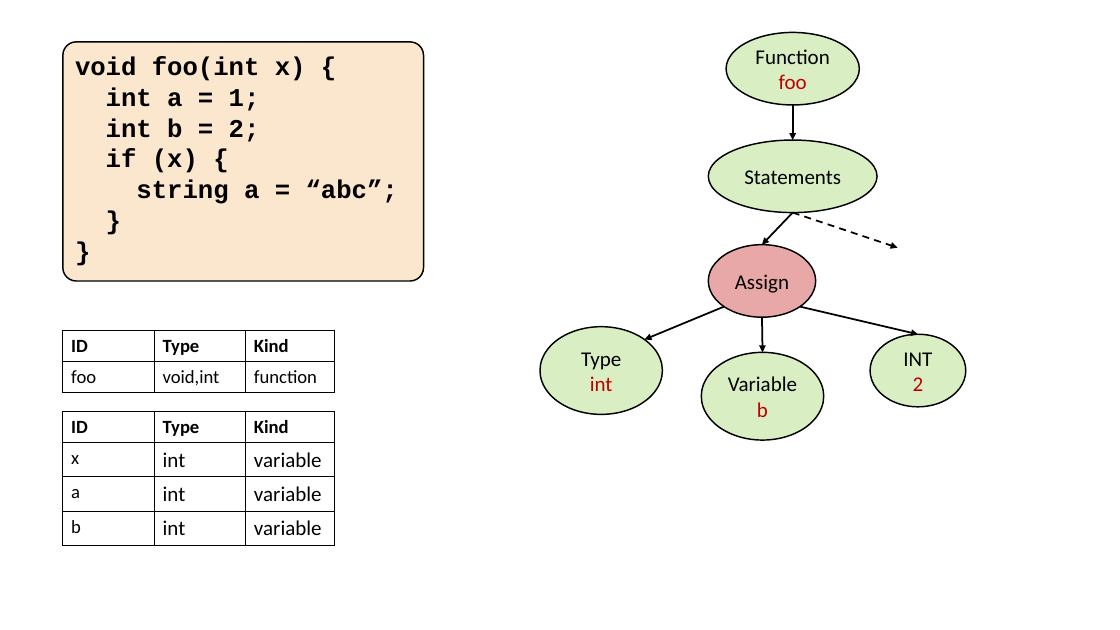
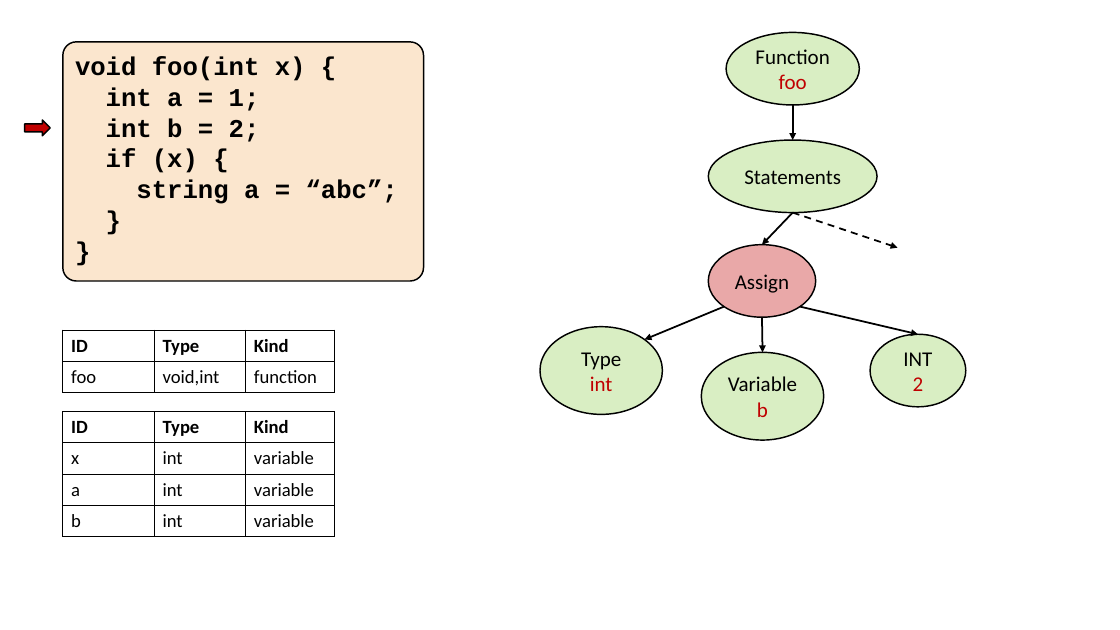
Before and after one commit to nivshani/compilation, a slide deck: slide 21 of slides/semantic.pptx (slide 20 before the commit). Drawn at 1120x630 pixels with LibreOffice and Linux fonts; fonts in the diff are those of the drawing. Boxes give left, top, right and bottom in pixels: in the first picture for what was removed or moved away, otherwise in the second. Text is boxed around its words. In the diff, an @@ line names an element or a change of style, - is before the commit and + after.

```diff
--- a/slides/semantic.pptx
+++ b/slides/semantic.pptx
@@ right arrow added at [24,120,50,136], fill #C00000, outline #000000 1.25 pt @@
@@ table at [63,412,335,535] @@
@@ size 18 to 16 pt in "int", "variable", "int", "variable" and 2 more places @@
```
Also in this commit, not shown: 11 other slides changed, 13 slides added, 1 slide removed, 1 other file.
